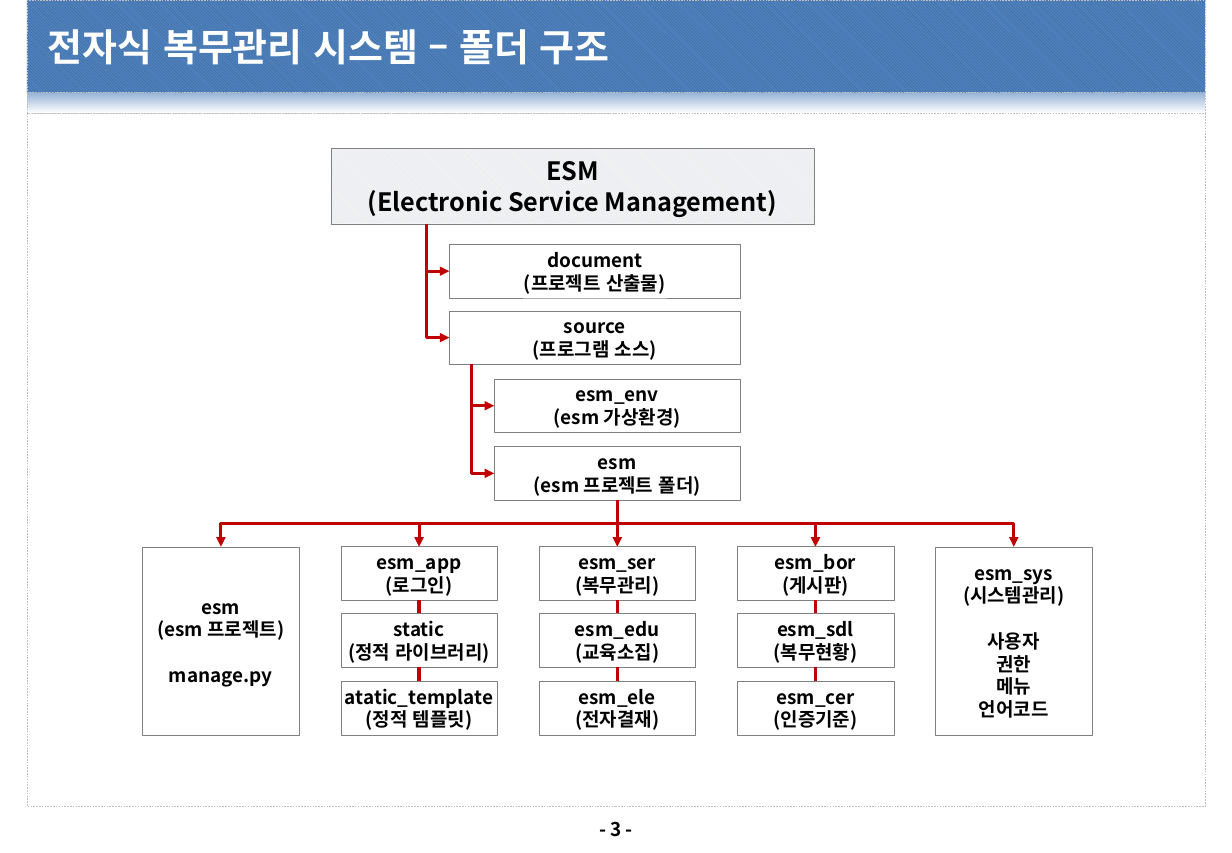
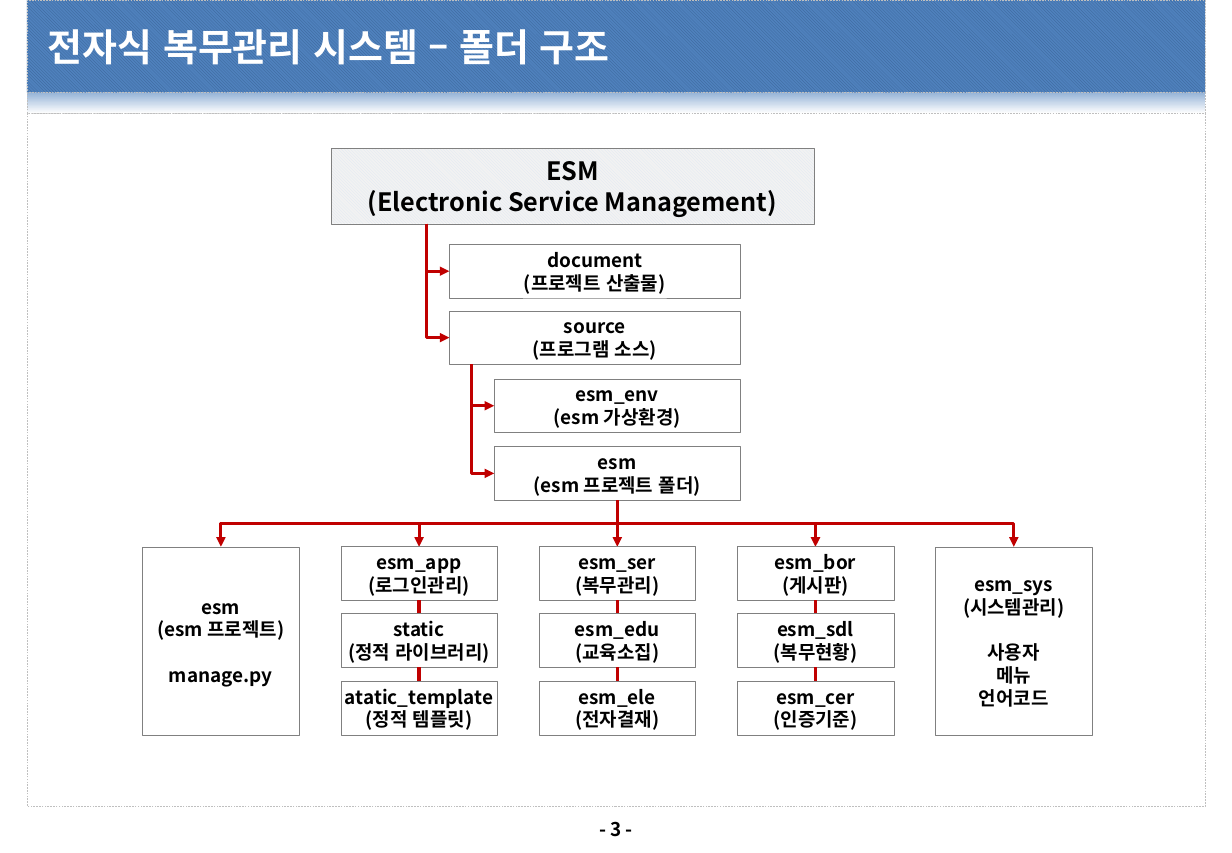
Before and after one commit to dims1111/ESM, a slide deck: slide 3 of document/40.구현(CP)/CP-1010.프로그램 개발 표준/CP-1010.프로그램 개발 표준_20210201_v1.0.pptx. Drawn at 1232x853 pixels with LibreOffice and Linux fonts; fonts in the diff are those of the drawing; background and template pictures are left out. Boxes give left, top, right and bottom in pixels: in the first picture for what was removed or moved away, otherwise in the second. Text is boxed around its words. In the diff, an @@ line names an element or a change of style, - is before the commit and + after.

Commit message:
프로그램 개발 표준 및 메뉴 구조도 업데이트

```diff
--- a/document/40.구현(CP)/CP-1010.프로그램 개발 표준/CP-1010.프로그램 개발 표준_20210201_v1.0.pptx
+++ b/document/40.구현(CP)/CP-1010.프로그램 개발 표준/CP-1010.프로그램 개발 표준_20210201_v1.0.pptx
@@ text in rectangle at [368,576,469,596]: text changed @@
-(로그인)
+(로그인관리)
@@ text in rectangle at [996,655,1031,673]: paragraph removed @@
-권한
```
Also in this commit, not shown: 5 other slides changed, 2 slides added, 1 other file.
